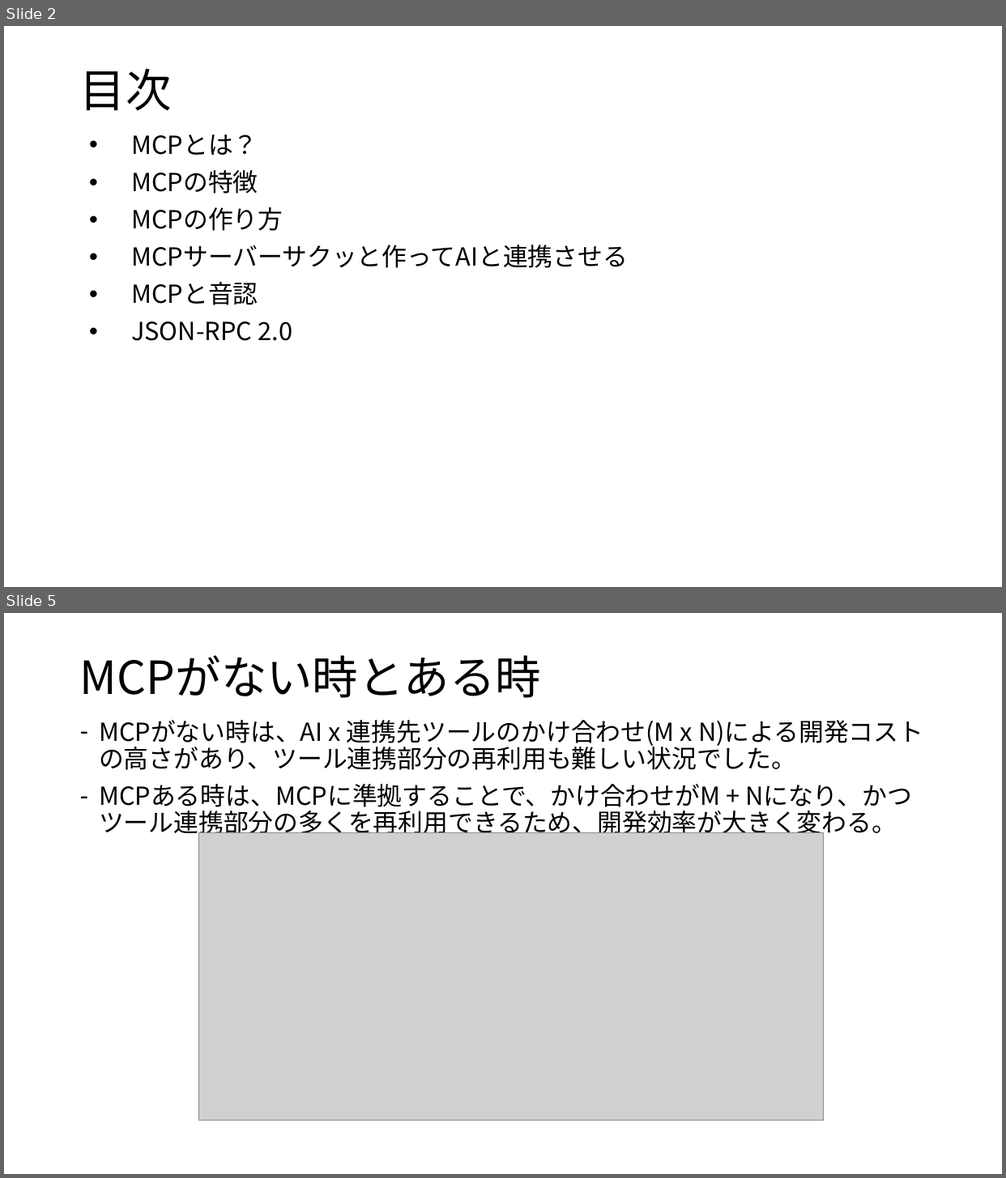
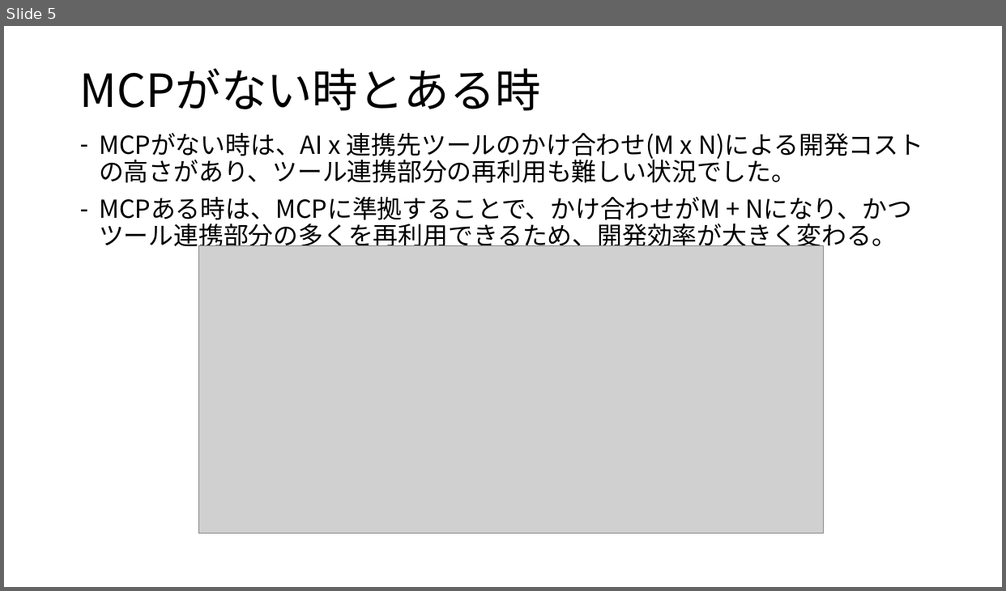
Before and after one commit to koga-miko/misc, a slide deck: raspberry-pi-report/MCPについて.pptx. Shown one above the other, each under a label of ours: slides 2 and 5 before the commit, slide 5 after it; the slides between them are not shown. The pictures are 1006x1178 and 1006x591 pixels, drawn with LibreOffice and Linux fonts; fonts in the diff are those of the drawing; grey boxes stand for pictures. Boxes give left, top, right and bottom in pixels: in the first picture for what was removed or moved away, otherwise in the second. Text is boxed around its words. In the diff, an @@ line names an element or a change of style, - is before the commit and + after.

```diff
--- a/raspberry-pi-report/MCPについて.pptx
+++ b/raspberry-pi-report/MCPについて.pptx
@@ slide 2 removed at [4,26,1002,587], background #FFFFFF @@
@@ title removed at [80,68,172,111] @@
-目次
@@ text removed at [131,135,628,341] @@
-1. MCPとは？
-2. MCPの特徴
-3. MCPの作り方
-4. MCPサーバーサクッと作ってAIと連携させる
-5. MCPと音認
-6. JSON-RPC 2.0
```
Also in this commit, not shown: 6 slides changed, 3 slides added, 1 other slide removed.
